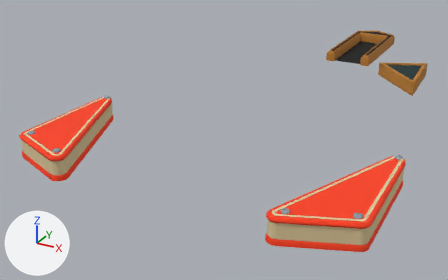
The COLLADA model Art/Models/premium/aurora-plastics.dae: old version first, new version second.
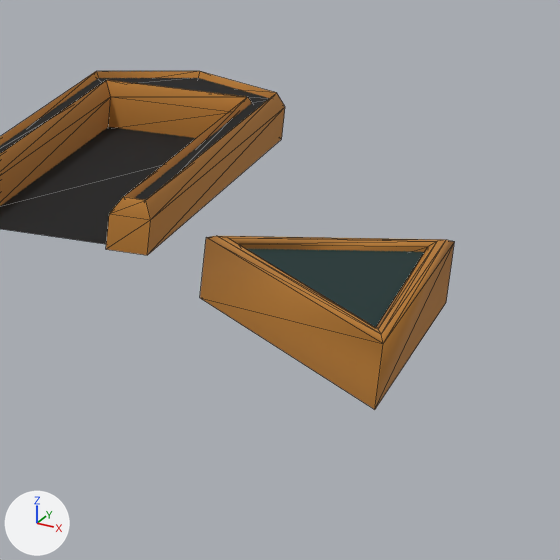
Each version appears first whole from a 50 mm camera at (0.397, -1.466, 0.406) aimed at (-0.133, -0.504, -0.075), and next in a close-up on the part from 76% to 100% of the width and 6% to 45% of the height. The axes (+X, +Y, +Z) are drawn at lower left. The lights are the same throughout. The older version's two pictures come first. The close-ups show mesh edges as thin lines. Vertices at exactly the same position are counted once.

In view in the first close-up: 'accent', 'block_art', 'dark'.
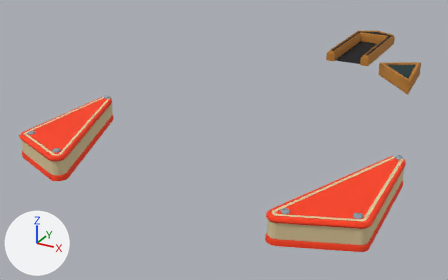
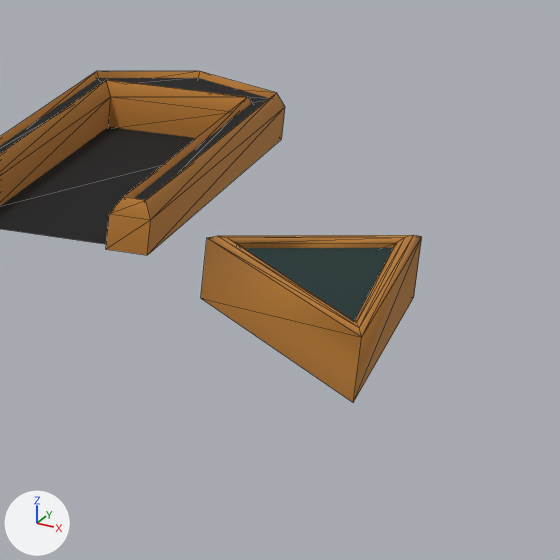
Diff of the bpy script that builds the scene:
```diff
--- a/Art/Models/premium/aurora-plastics.dae.py
+++ b/Art/Models/premium/aurora-plastics.dae.py
@@ me_accent @@
 # used by ob_accent; location = (0.0, 0.0, 0.0)
-me_accent.from_pydata(...)  # 63 vertices, 102 faces; spans x -0.064..0.168, y -0.294..0.107, z 0.0..0.028
+me_accent.from_pydata(...)  # 63 vertices, 102 faces; spans x -0.064..0.159, y -0.29..0.107, z 0.0..0.028
+# me_accent part 1: all 12 vertices in x 0.154..0.168, y -0.294..-0.146, z 0.0..0.028 are turned 1.9 degrees about the z axis through their middle and scaled by 0.973, then moved by (-0.011, 0.002, 0.0)
 me_accent.materials.append(mat_accent)
@@ me_block_art @@
 # used by ob_block_art; location = (0.0, 0.0, 0.0)
-me_block_art.from_pydata(...)  # 3 vertices, 1 face; spans x 0.078..0.164, y -0.285..-0.153, z 0.024
-me_block_art.vertices[1].co = (0.164, -0.285, 0.024)
-me_block_art.vertices[2].co = (0.158, -0.153, 0.024)
+me_block_art.from_pydata(...)  # 3 vertices, 1 face; spans x 0.078..0.155, y -0.281..-0.153, z 0.024
+# me_block_art part 2
+me_block_art.vertices[1].co = (0.155, -0.281, 0.024)
+me_block_art.vertices[2].co = (0.145, -0.153, 0.024)
 me_block_art.materials.append(mat_block_art)
```

What differs and where, as boxes (x1, y1, x2, y2) in the close-ups (560 x 560 px; the box of a moved part takes in the faces that stretch with it):
'accent', reshaped: before (0, 71, 454, 410); after (0, 71, 422, 403)
'block_art', reshaped (16% narrower, 6% shorter): before (247, 249, 424, 327); after (244, 248, 393, 321)
part 1 of me_accent, moved or reshaped: before (200, 236, 454, 410); after (201, 235, 422, 403)
